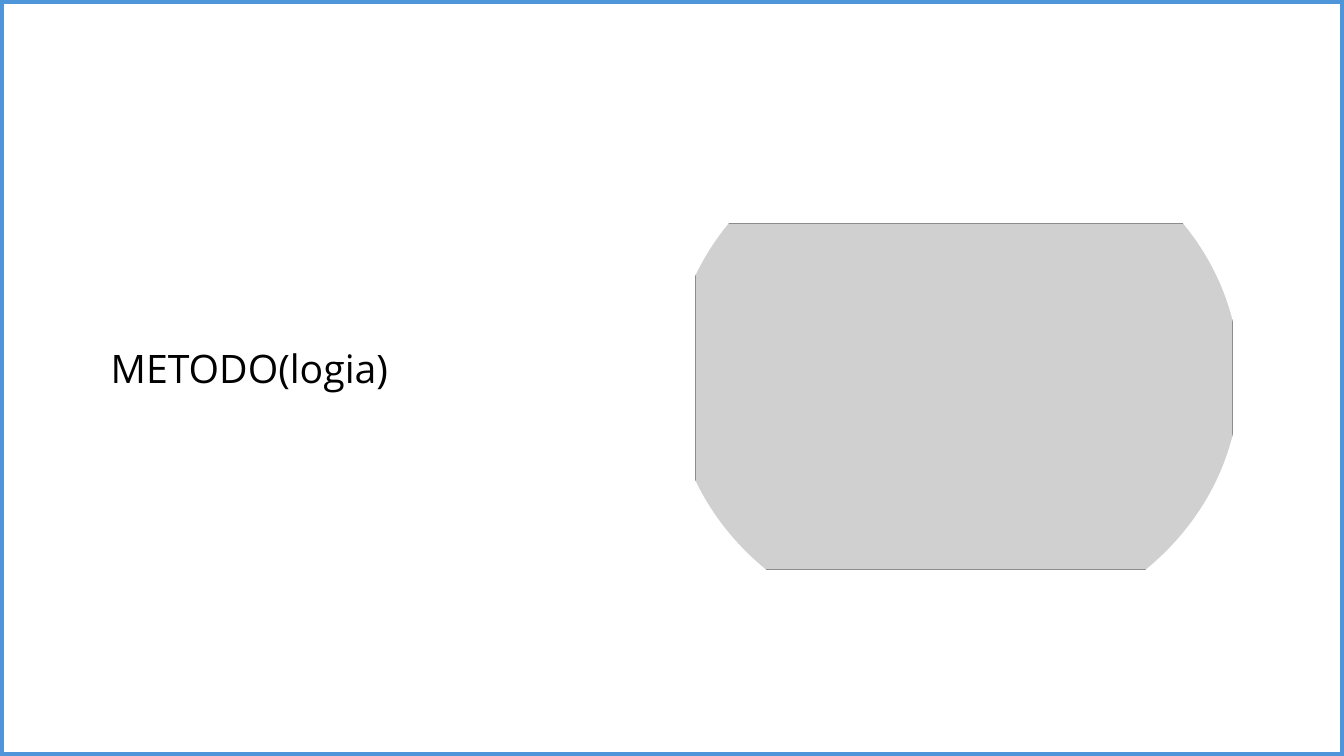
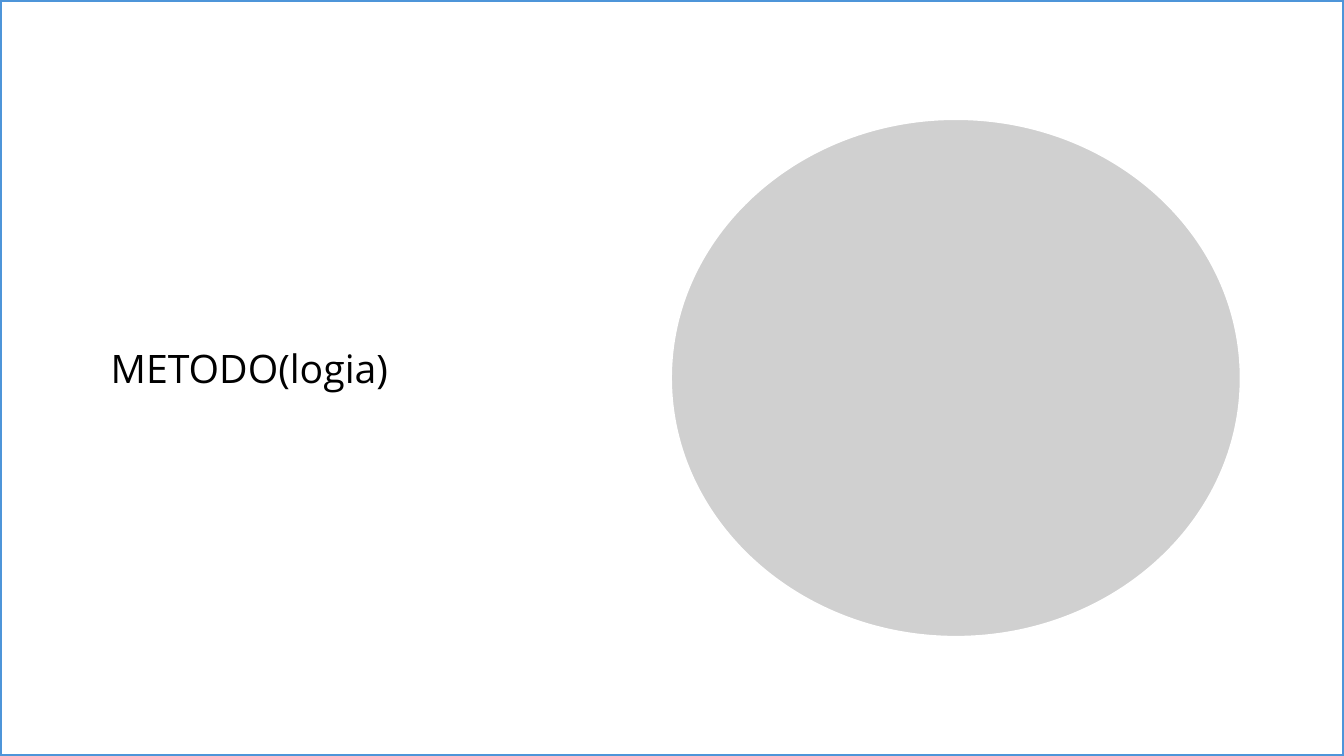
Before and after one commit to alejokawaii/DanielAlejandroSalcedoPerez_proyecto_final_ML, a slide deck: slide 5 of docs/Presentación1.pptx (slide 4 before the commit). Drawn at 1344x756 pixels with LibreOffice and Linux fonts; fonts in the diff are those of the drawing; grey boxes stand for pictures; background and template pictures are left out. Boxes give left, top, right and bottom in pixels: in the first picture for what was removed or moved away, otherwise in the second. Text is boxed around its words. In the diff, an @@ line names an element or a change of style, - is before the commit and + after.

```diff
--- a/docs/Presentación1.pptx
+++ b/docs/Presentación1.pptx
@@ rectangle at bbox=[0, 0, 1344, 756]: outline #4E95D9 6 pt to #4E95D9 3 pt @@
@@ picture added at bbox=[385, 93, 1344, 747] @@
@@ picture removed at bbox=[696, 224, 1233, 570] @@
```
Also in this commit, not shown: 7 other slides changed, 10 slides added.
